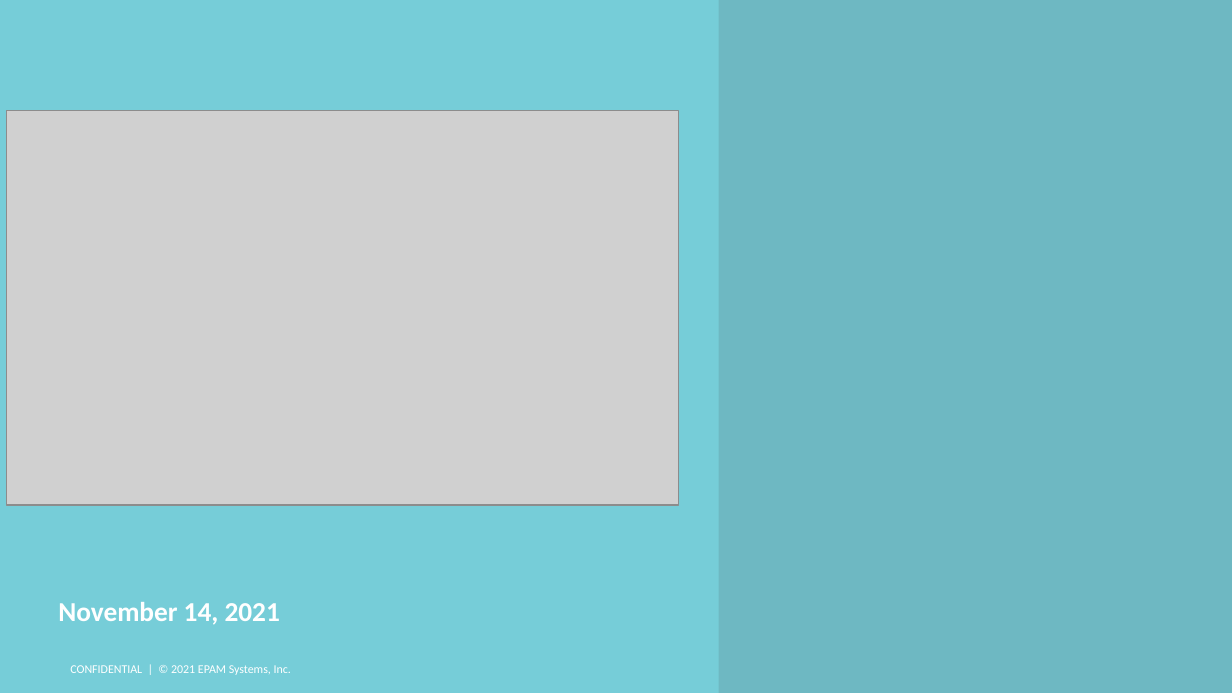
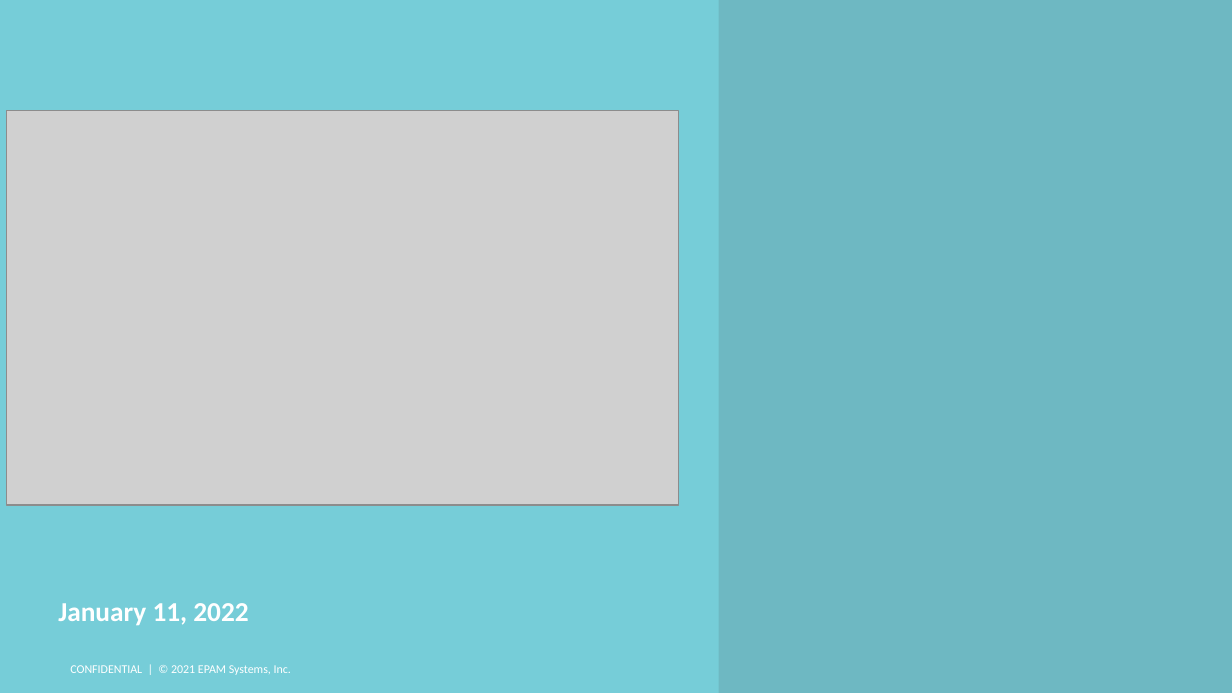
Before and after one commit to AndreyQC/MSBI.Lab, a slide deck: slide 1 of MSSQL.E05/MSSQL.E05.pptx. Drawn at 1232x693 pixels with LibreOffice and Linux fonts; fonts in the diff are those of the drawing; grey boxes stand for pictures; background and template pictures are left out. Boxes give left, top, right and bottom in pixels: in the first picture for what was removed or moved away, otherwise in the second. Text is boxed around its words. In the diff, an @@ line names an element or a change of style, - is before the commit and + after.

```diff
--- a/MSSQL.E05/MSSQL.E05.pptx
+++ b/MSSQL.E05/MSSQL.E05.pptx
@@ text at (58, 603, 248, 626): text changed @@
-November 14, 2021
+January 11, 2022
```
Also in this commit, not shown: 9 other files.
